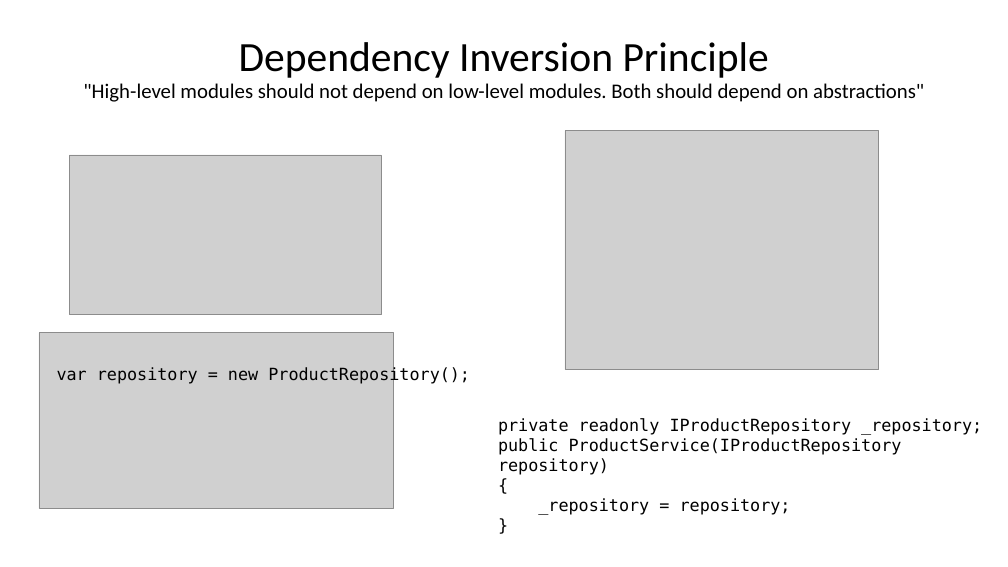
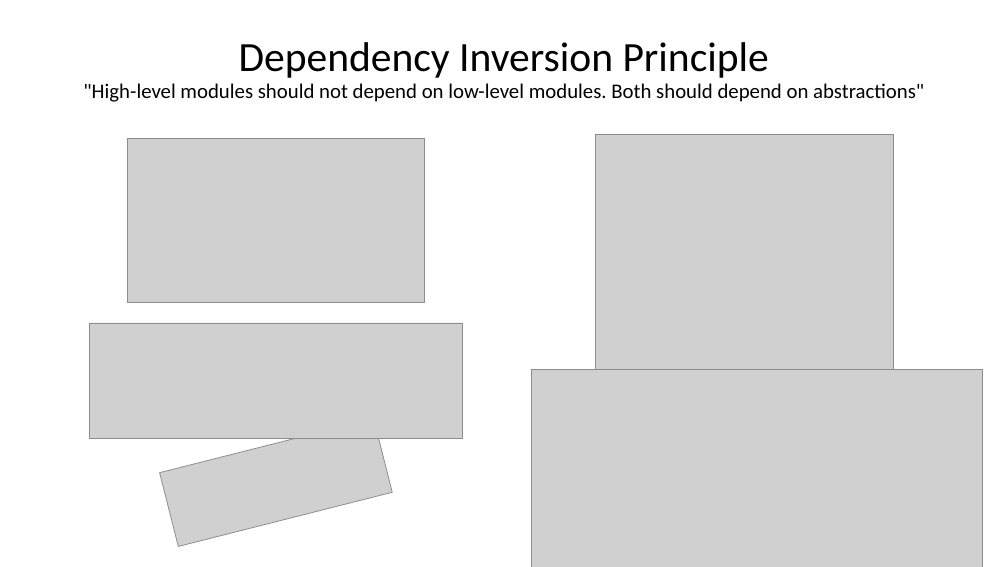
Before and after one commit to DHI/DomainServicesCourse, a slide deck: slide 26 of Presentations/DS-course-1-introduction.pptx (slide 25 before the commit). Drawn at 1008x567 pixels with LibreOffice and Linux fonts; fonts in the diff are those of the drawing; grey boxes stand for pictures. Boxes give left, top, right and bottom in pixels: in the first picture for what was removed or moved away, otherwise in the second. Text is boxed around its words. In the diff, an @@ line names an element or a change of style, - is before the commit and + after.

Commit message:
Updating presentations

```diff
--- a/Presentations/DS-course-1-introduction.pptx
+++ b/Presentations/DS-course-1-introduction.pptx
@@ picture: place and size @@
-picture at [70, 155, 381, 315]
+picture at [127, 138, 425, 302]
@@ picture: place and size @@
-picture at [565, 131, 879, 370]
+picture at [595, 135, 893, 370]
@@ picture added at [89, 323, 463, 438] @@
@@ picture removed at [39, 333, 394, 508] @@
@@ text removed at [57, 367, 470, 385] @@
-var repository = new ProductRepository();
@@ picture added at [532, 370, 983, 567] @@
@@ picture added at [160, 419, 392, 547] @@
@@ text removed at [498, 418, 982, 515] @@
-private readonly IProductRepository _repository;
-public ProductService(IProductRepository repository)
-{
-_repository = repository;
-}
```
Also in this commit, not shown: 12 other slides changed, 3 slides added, 1 slide removed, 4 other files.
